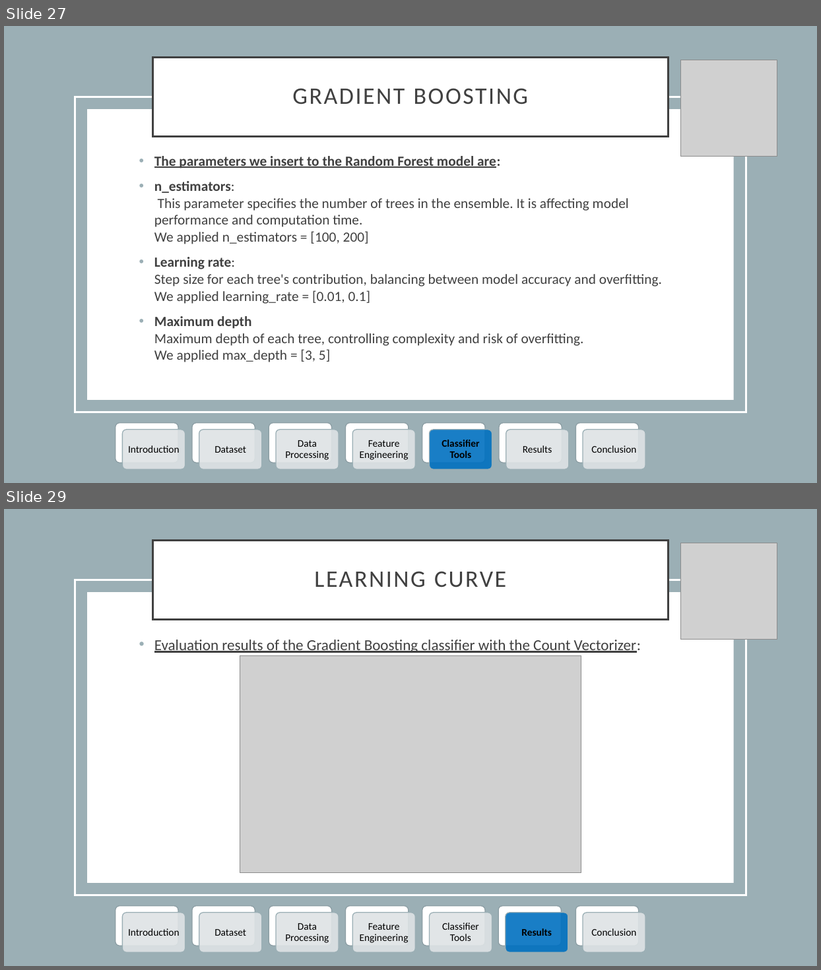
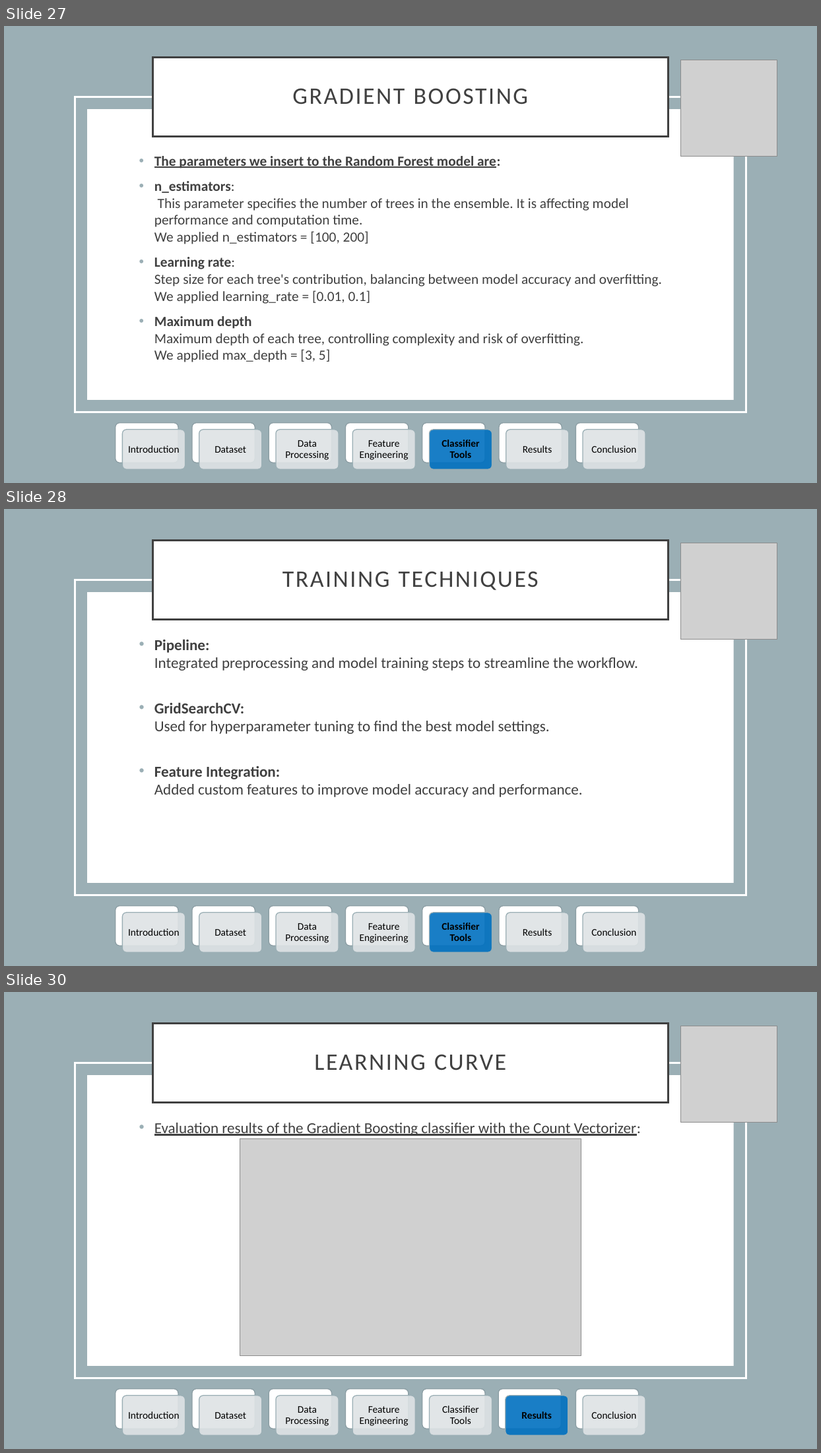
Before and after one commit to Ashwal200/sentiment-analysis, a slide deck: presentation.pptx. Shown one above the other, each under a label of ours: slides 27 and 29 before the commit, slides 27, 28 and 30 after it; the slides between them are not shown. The pictures are 821x970 and 821x1453 pixels, drawn with LibreOffice and Linux fonts; fonts in the diff are those of the drawing; grey boxes stand for pictures. Boxes give left, top, right and bottom in pixels: in the first picture for what was removed or moved away, otherwise in the second. Text is boxed around its words. In the diff, an @@ line names an element or a change of style, - is before the commit and + after.

Commit message:
added training technique

```diff
--- a/presentation.pptx
+++ b/presentation.pptx
@@ slide 28 added at <box>4,509,817,966</box>, background #FFFFFF @@
@@ rectangle added at <box>4,509,817,966</box>, fill #9BAFB5 @@
@@ title added at <box>153,540,668,619</box>, fill #FFFFFF, outline #404040 2.5 pt, 28 pt, text #404040 @@
+TRAINING TECHNIQUES
@@ picture added at <box>681,543,777,639</box> @@
@@ rectangle added at <box>75,580,746,896</box>, outline #FFFFFF 2.5 pt @@
@@ rectangle added at <box>88,592,734,883</box>, fill #FFFFFF @@
@@ text added at <box>154,640,638,797</box>, 18 pt, text #404040 @@
+  • Pipeline:
+    Integrated preprocessing and model training steps to streamline the workflow.
+  • GridSearchCV:
+    Used for hyperparameter tuning to find the best model settings.
+  • Feature Integration:
+    Added custom features to improve model accuracy and performance.
@@ group added at <box>116,906,646,953</box>: 14 rounded rectangles, 7 texts @@
+Introduction
+Dataset
+Data Processing
+Feature Engineering
+Classifier Tools
+Results
+Conclusion
@@ what was slide 29 is now slide 30 @@
```
